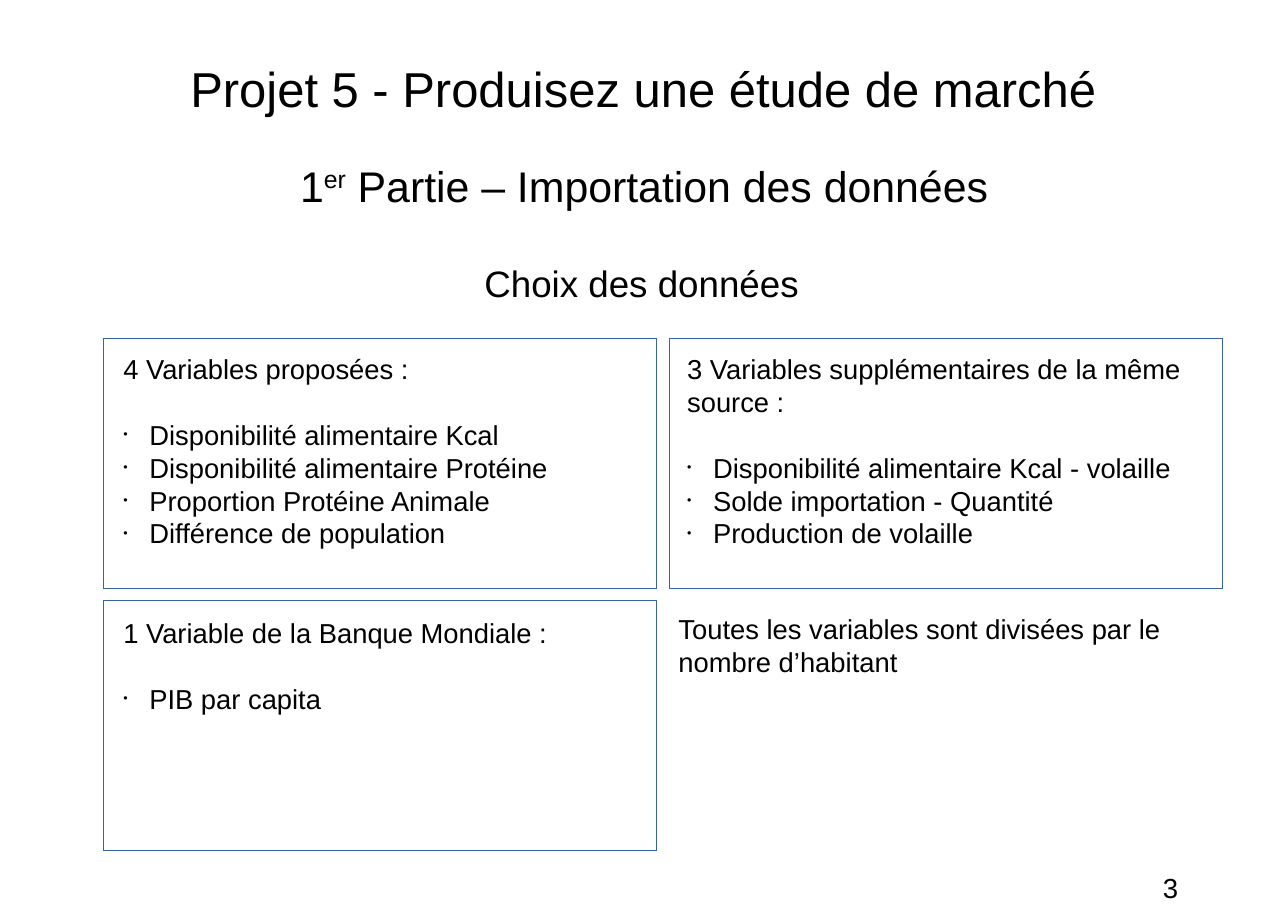
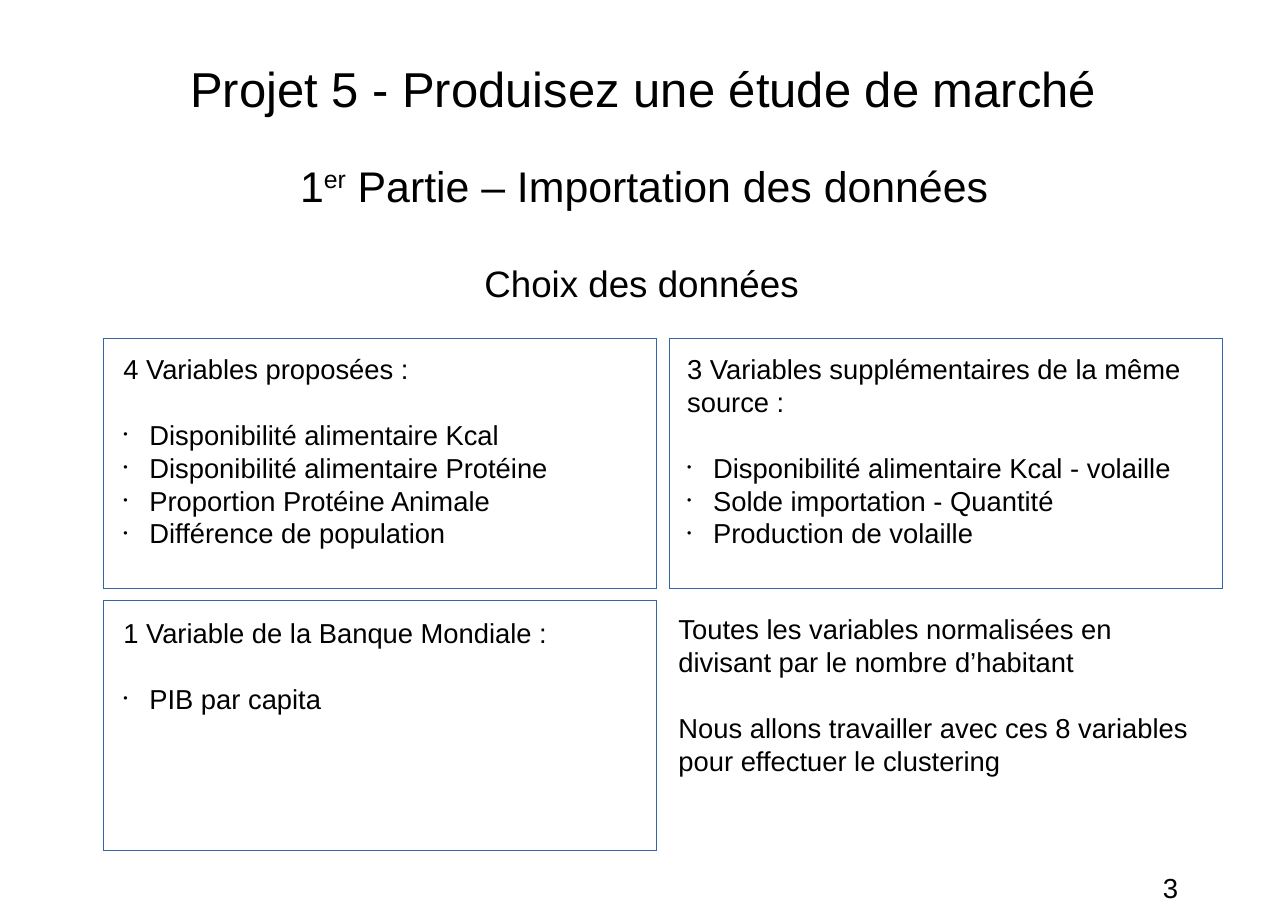
Before and after one commit to FranckDELRUE/FranckDELRUE-OCR-Project-5-DAn-Python, a slide deck: slide 3 of P5_04_Presentation.odp. Drawn at 1288x911 pixels with LibreOffice and Linux fonts; fonts in the diff are those of the drawing. Boxes give left, top, right and bottom in pixels: in the first picture for what was removed or moved away, otherwise in the second. Text is boxed around its words. In the diff, an @@ line names an element or a change of style, - is before the commit and + after.

```diff
--- a/P5_04_Presentation.odp
+++ b/P5_04_Presentation.odp
@@ text at (x1=678, y1=619, x2=1187, y2=777): text changed @@
-Toutes les variables sont divisées par le nombre d’habitant
+Toutes les variables normalisées en divisant par le nombre d’habitant
+Nous allons travailler avec ces 8 variables pour effectuer le clustering
```
Also in this commit, not shown: 9 other slides changed, 6 slides added, 4 slides removed, 30 other files.
